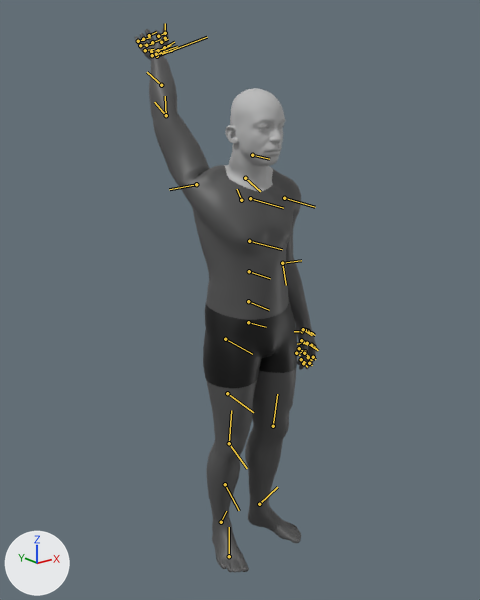
What one commit did to the Blender file Assets/Animation/throw_anim_work.blend.
Camera for both pictures: a 50 mm camera at (-1.47, -1.79, 1.74) aimed at (-0.07, -0.04, 1.04). Arrows for +X, +Y and +Z are at lower left; the lights stay in place. The first picture is the older version. Both versions are drawn at frame 36 of the action 'hold_ready'; the numbers are the values there. The bones that change, and the others that lie on the model, are drawn over the model as lines.

In view in the first picture: 'human_male_chest', 'human_male_feet', 'human_male_hands', 'human_male_head', 'human_male_legs', 'human_male_underwear'.
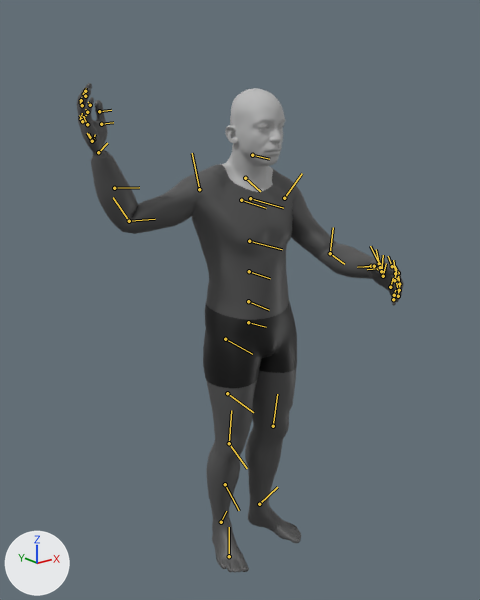
Location of each change, (x1, y1, x2, y2) in pixels of the pictures (480 x 600 px):
'human_male_chest', posed (75% wider, 38% shorter): before (149, 53, 310, 323); after (91, 153, 374, 320)
'human_male_head', posed: before (224, 88, 285, 192); after (222, 88, 285, 192)
'human_male_hands', posed (79% wider, 35% shorter): before (135, 27, 317, 370); after (77, 83, 404, 306)
bone 'arm_upper_L', root to tip: before (284, 198) to (315, 207); after (284, 198) to (302, 173)
bone 'arm_lower_L', root to tip: before (282, 263) to (301, 260); after (330, 253) to (333, 227)
bone 'clavicle_R', root to tip: before (241, 200) to (237, 189); after (241, 200) to (266, 208)
bone 'arm_upper_R', root to tip: before (196, 184) to (169, 189); after (199, 189) to (192, 153)
bone 'arm_lower_R', root to tip: before (166, 115) to (154, 102); after (129, 221) to (155, 219)
bone 'hand_R', root to tip: before (157, 56) to (207, 37); after (98, 152) to (107, 143)

What the commit changed:
Bone 'arm_upper_L' (bone_arm_upper_l) turns from (9, -25, -17) to (-16, -25, 46) degrees about its own x, y and z.
Bone 'arm_lower_L' (bone_arm_lower_l) turns from (0, 0, 0) to (-14, -18, 21) degrees about its own x, y and z.
Bone 'clavicle_R' (bone_clavicle_r) turns from (29, -17, -46) to (4, -20, -4) degrees about its own x, y and z.
Bone 'arm_upper_R' (bone_arm_upper_r) turns from (35, -109, -78) to (61, -14, 4) degrees about its own x, y and z.
Bone 'arm_lower_R' (bone_arm_lower_r) turns from (30, 0, -45) to (-49, -3, 59) degrees about its own x, y and z.
Bone 'hand_R' (bone_hand_r) turns from (105, 21, -36) to (129, -9, -15) degrees about its own x, y and z.
